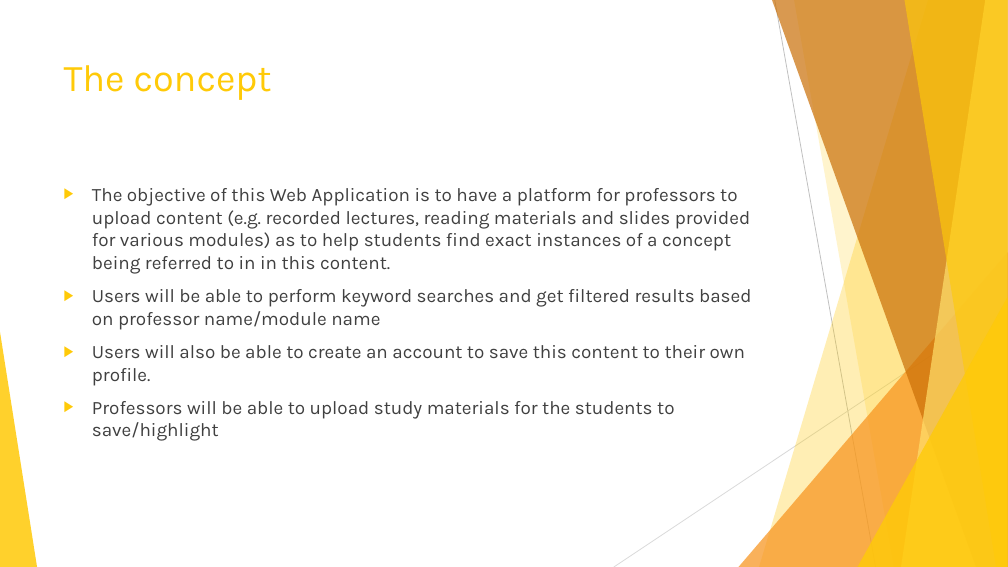
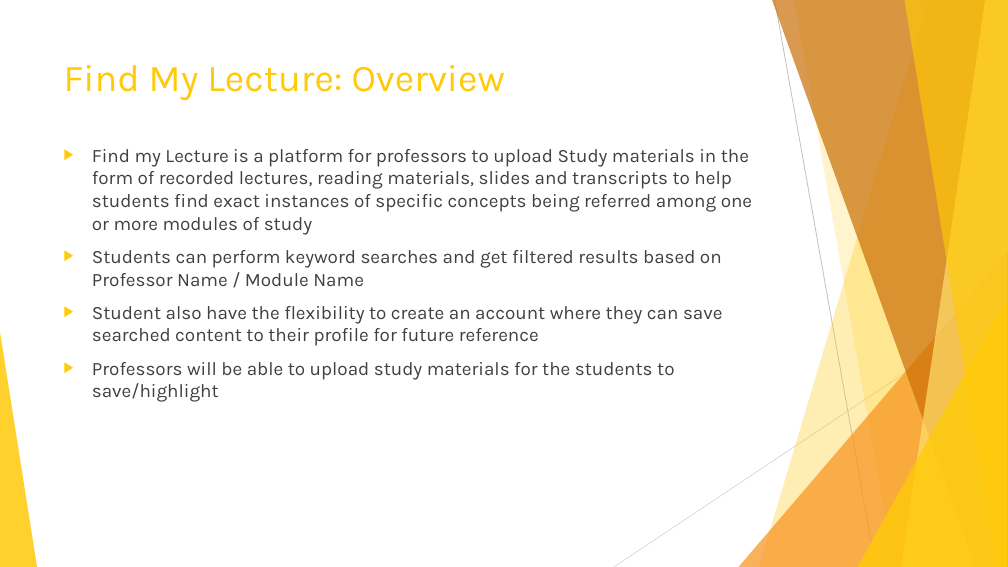
Before and after one commit to Ishitanarsiker/WAD2_GroupProject, a slide deck: slide 2 of Presentation.pptx. Drawn at 1008x567 pixels with LibreOffice and Linux fonts; fonts in the diff are those of the drawing. Boxes give left, top, right and bottom in pixels: in the first picture for what was removed or moved away, otherwise in the second. Text is boxed around its words. In the diff, an @@ line names an element or a change of style, - is before the commit and + after.

Commit message:
css

```diff
--- a/Presentation.pptx
+++ b/Presentation.pptx
@@ title at (x1=64, y1=65, x2=505, y2=101): text changed @@
-The concept
+Find My Lecture: Overview
@@ text "Find my Lecture is a ..." moved from (x1=92, y1=188, x2=751, y2=441) to (x1=92, y1=149, x2=752, y2=402) @@
@@ text at (x1=92, y1=149, x2=752, y2=346): text changed @@
-▶ The objective of this Web Application is to have a platform for professors to upload content (e.g. recorded lectures, reading materials and slides provided for various modules) as to help students find exact instances of a concept being referred to in in this content.
-▶ Users will be able to perform keyword searches and get filtered results based on professor name/module name
-▶ Users will also be able to create an account to save this content to their own profile.
+▶ Find my Lecture is a platform for professors to upload Study materials in the form of recorded lectures, reading materials, slides and transcripts to help students find exact instances of specific concepts being referred among one or more modules of study
+▶ Students can perform keyword searches and get filtered results based on Professor Name / Module Name
+▶ Student also have the flexibility to create an account where they can save searched content to their profile for future reference
```
Also in this commit, not shown: 3 other slides changed, 5 slides added, 2 slides removed.
